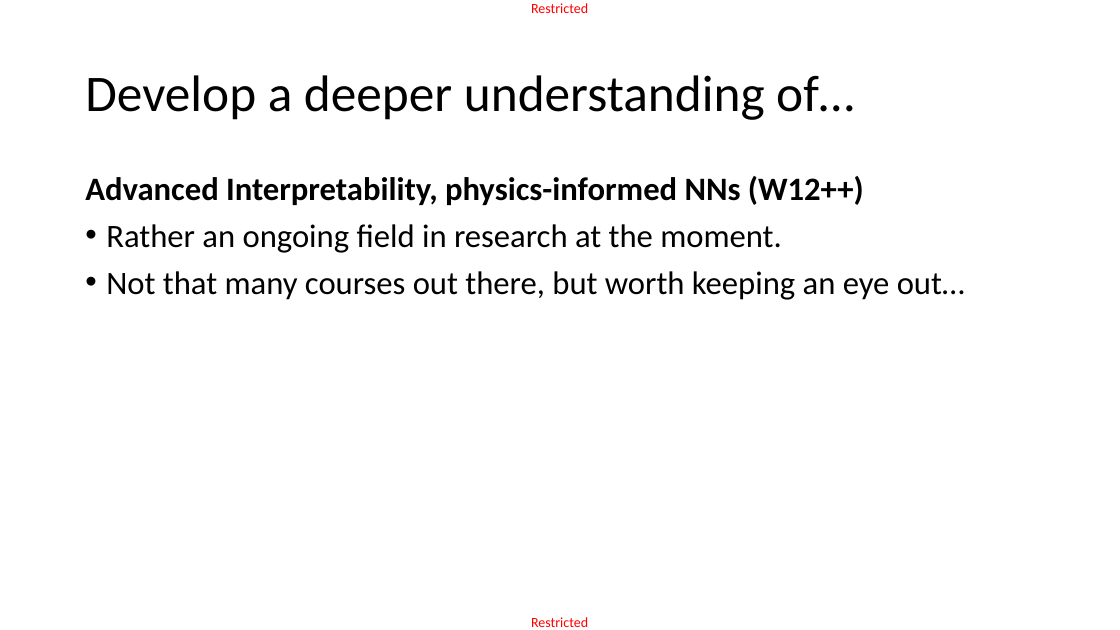
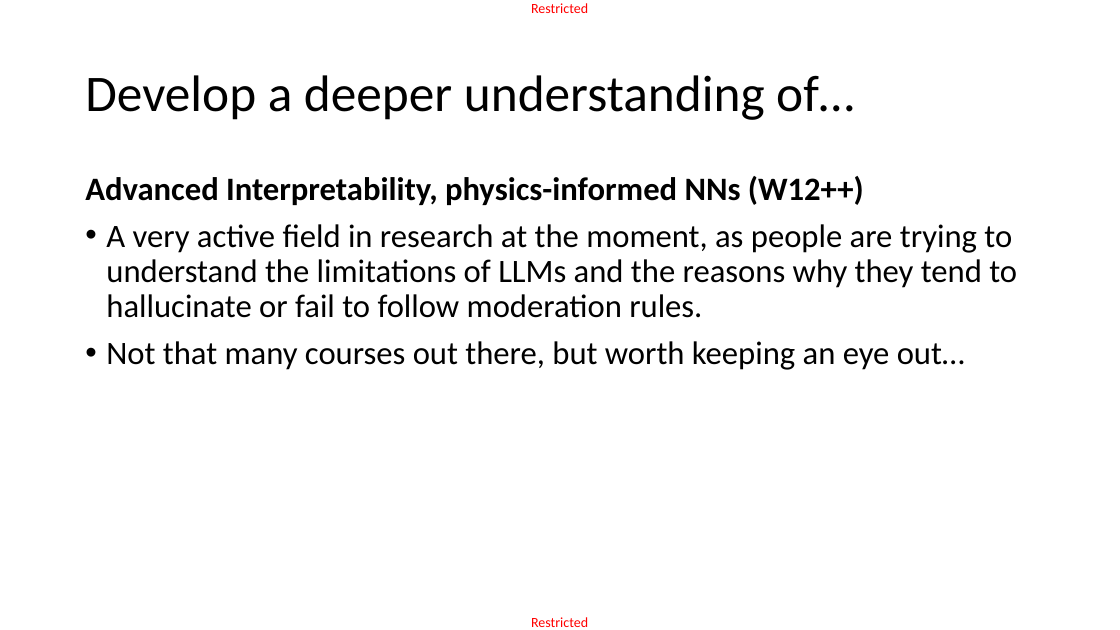
Before and after one commit to matthieudemari/SUTD_DL_50_039, a slide deck: slide 13 of W13/W13S1/W13End.pptx (slide 12 before the commit). Drawn at 1120x630 pixels with LibreOffice and Linux fonts; fonts in the diff are those of the drawing. Boxes give left, top, right and bottom in pixels: in the first picture for what was removed or moved away, otherwise in the second. Text is boxed around its words. In the diff, an @@ line names an element or a change of style, - is before the commit and + after.

```diff
--- a/W13/W13S1/W13End.pptx
+++ b/W13/W13S1/W13End.pptx
@@ text at (106, 224, 1017, 318): text changed @@
-• Rather an ongoing field in research at the moment.
+• A very active field in research at the moment, as people are trying to understand the limitations of LLMs and the reasons why they tend to hallucinate or fail to follow moderation rules.
```
Also in this commit, not shown: 8 other slides changed, 2 slides added, 3 other files.
